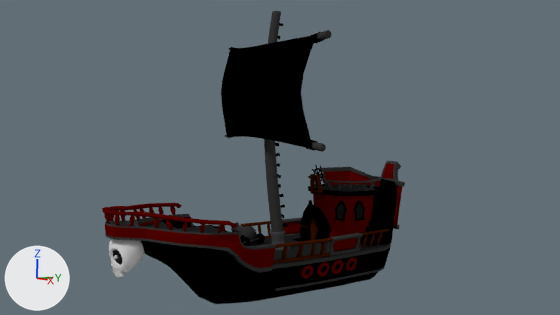
An edit to the Blender file Project/PetitMoteur3D/PetitMoteur3D/modeles/Boat/boat.blend, drawn before and after from the same camera.
Camera for both pictures: the file's camera 'Camera'. Every picture has the same lights, and +X, +Y and +Z are marked at lower left.
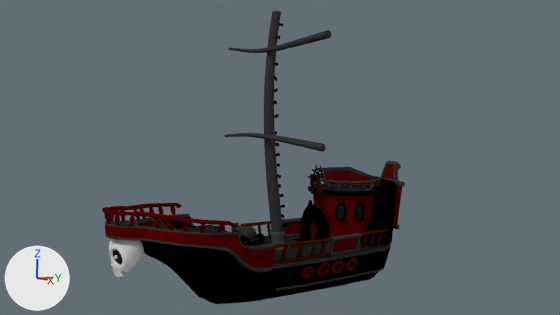
Pixel boxes (x1, y1, x2, y2) of what changed, in the pictures (560 x 315 px):
'Plane.013', surface changed: (221, 32, 324, 150) in both

Edits to the bpy script that builds the scene:
```text
Change ob_plane_013:
    add ob_plane_013.show_instancer_for_render = False
    add ob_plane_013.instance_type = 'FACES'
```
